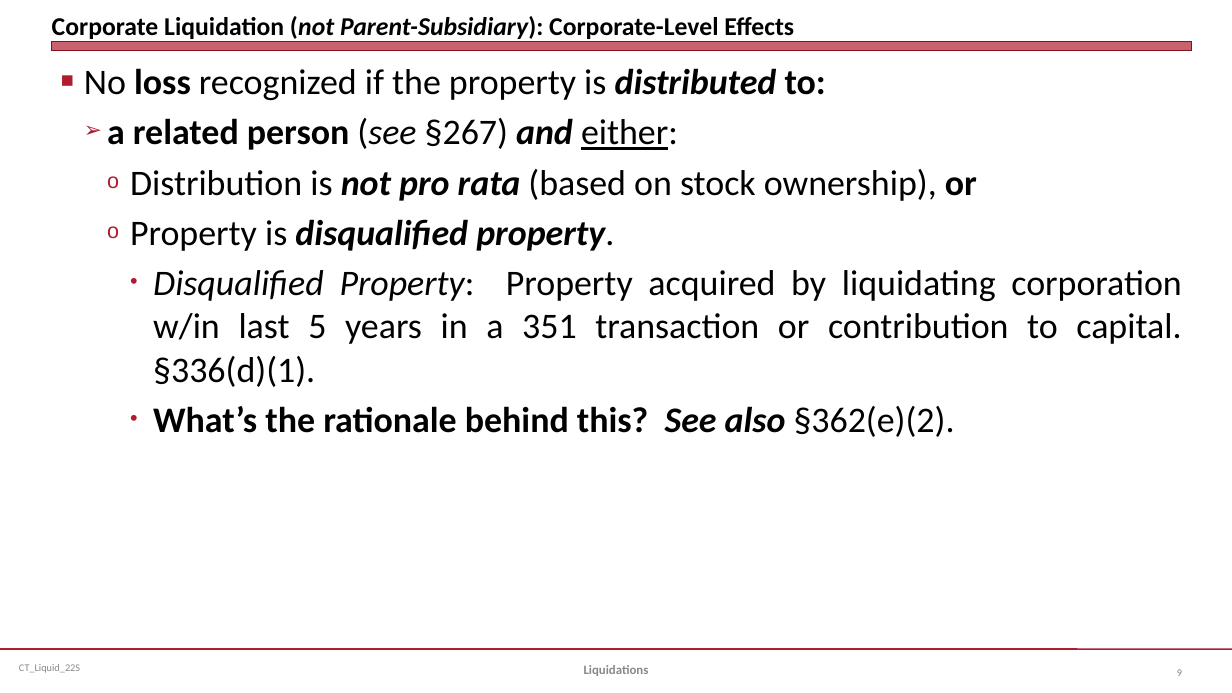
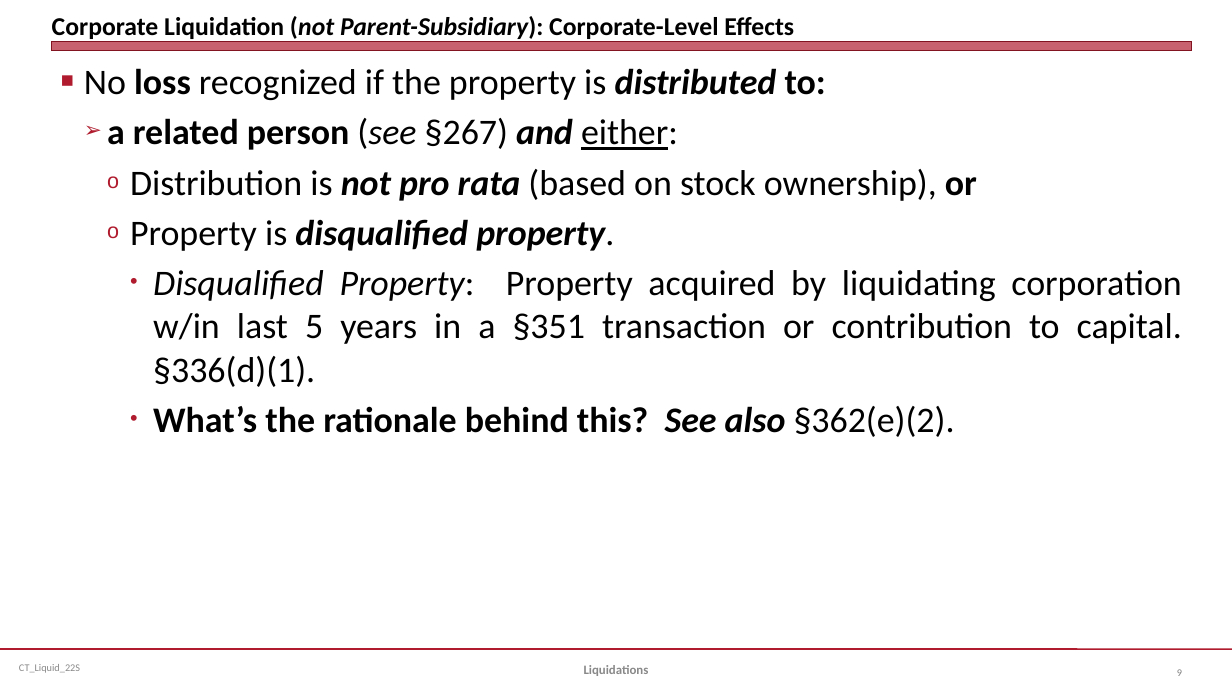
Before and after one commit to jmc877/Corporate-Tax, a slide deck: slide 9 of slides/CT_Liquid_22S.pptx. Drawn at 1232x693 pixels with LibreOffice and Linux fonts; fonts in the diff are those of the drawing. Boxes give left, top, right and bottom in pixels: in the first picture for what was removed or moved away, otherwise in the second. Text is boxed around its words. In the diff, an @@ line names an element or a change of style, - is before the commit and + after.

```diff
--- a/slides/CT_Liquid_22S.pptx
+++ b/slides/CT_Liquid_22S.pptx
@@ text at box(153, 270, 1182, 387): text changed @@
-      • Disqualified Property: Property acquired by liquidating corporation w/in last 5 years in a 351 transaction or contribution to capital. §336(d)(1).
+      • Disqualified Property: Property acquired by liquidating corporation w/in last 5 years in a §351 transaction or contribution to capital. §336(d)(1).
```
Also in this commit, not shown: 2 other slides changed, 5 other files.
